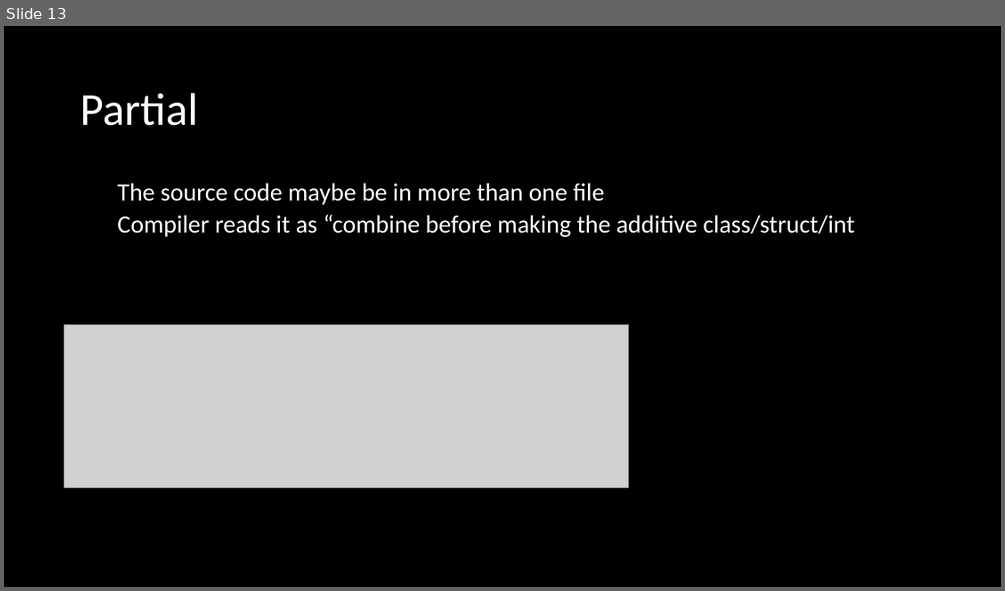
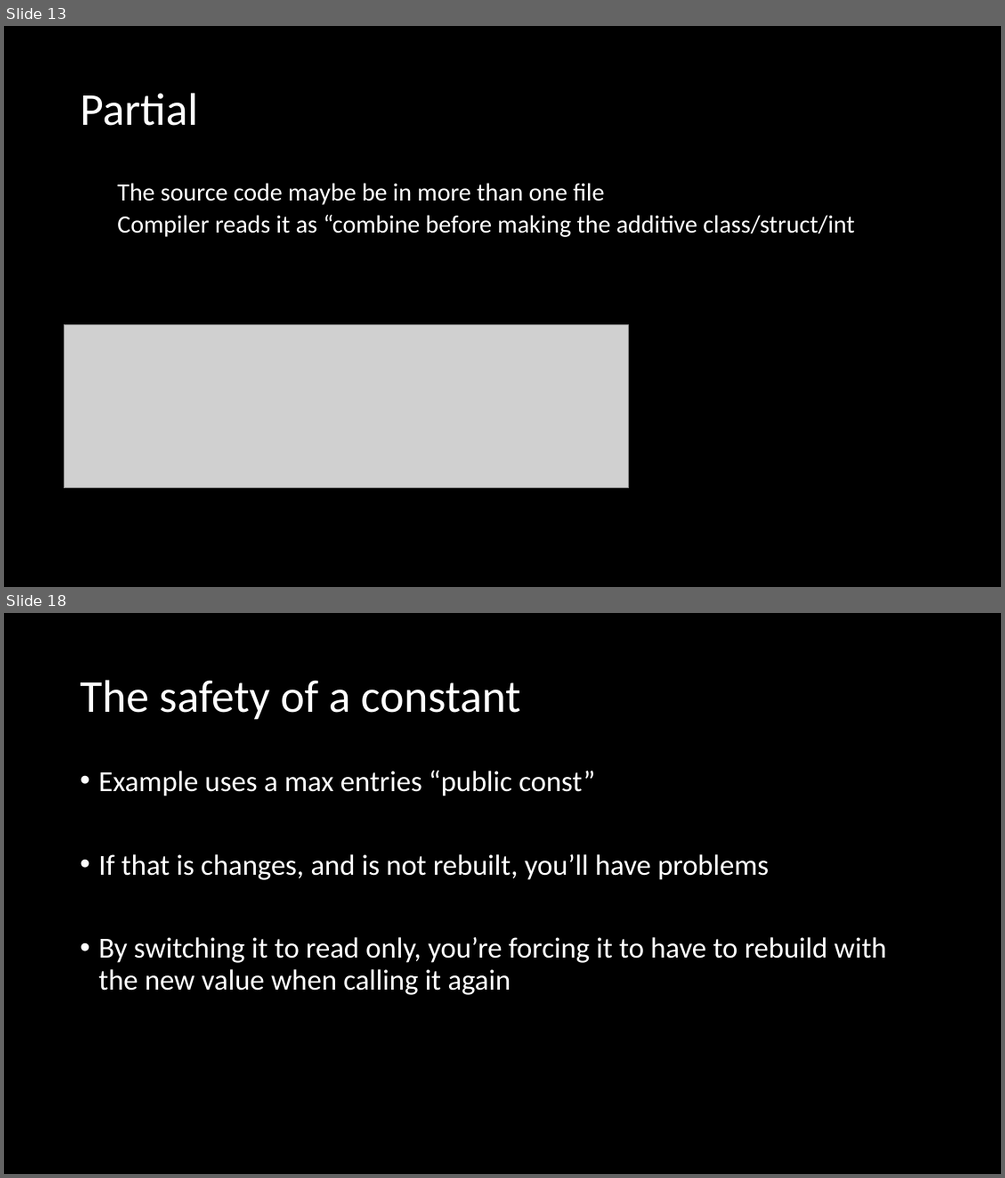
Before and after one commit to microsoft/Flash_University, a slide deck: CLR_via_CSharp/Week4/Ch5,6/Week4.pptx. Shown one above the other, each under a label of ours: slide 13 before the commit, slides 13 and 18 after it; the slides between them are not shown. The pictures are 1005x591 and 1005x1178 pixels, drawn with LibreOffice and Linux fonts; fonts in the diff are those of the drawing; grey boxes stand for pictures. Boxes give left, top, right and bottom in pixels: in the first picture for what was removed or moved away, otherwise in the second. Text is boxed around its words. In the diff, an @@ line names an element or a change of style, - is before the commit and + after.

```diff
--- a/CLR_via_CSharp/Week4/Ch5,6/Week4.pptx
+++ b/CLR_via_CSharp/Week4/Ch5,6/Week4.pptx
@@ slide 18 added at (x1=4, y1=613, x2=1001, y2=1174), background #000000 @@
@@ title added at (x1=80, y1=680, x2=521, y2=720), 44 pt, text #FFFFFF @@
+The safety of a constant
@@ text added at (x1=98, y1=770, x2=887, y2=995), 28 pt, text #FFFFFF @@
+• Example uses a max entries “public const”
+• If that is changes, and is not rebuilt, you’ll have problems
+• By switching it to read only, you’re forcing it to have to rebuild with the new value when calling it again
```
Also in this commit, not shown: 2 slides changed, 3 other slides added, 5 other files.
